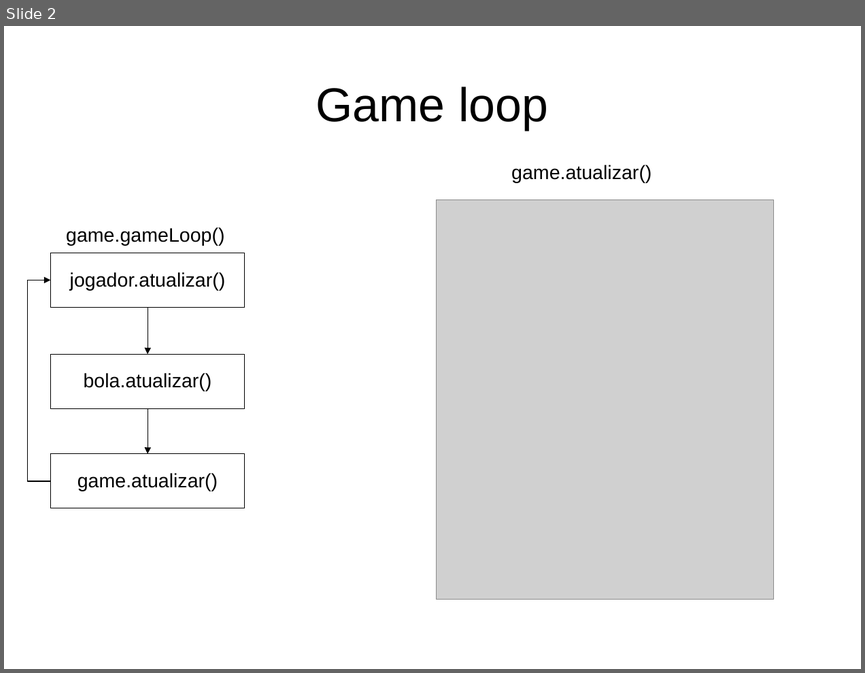
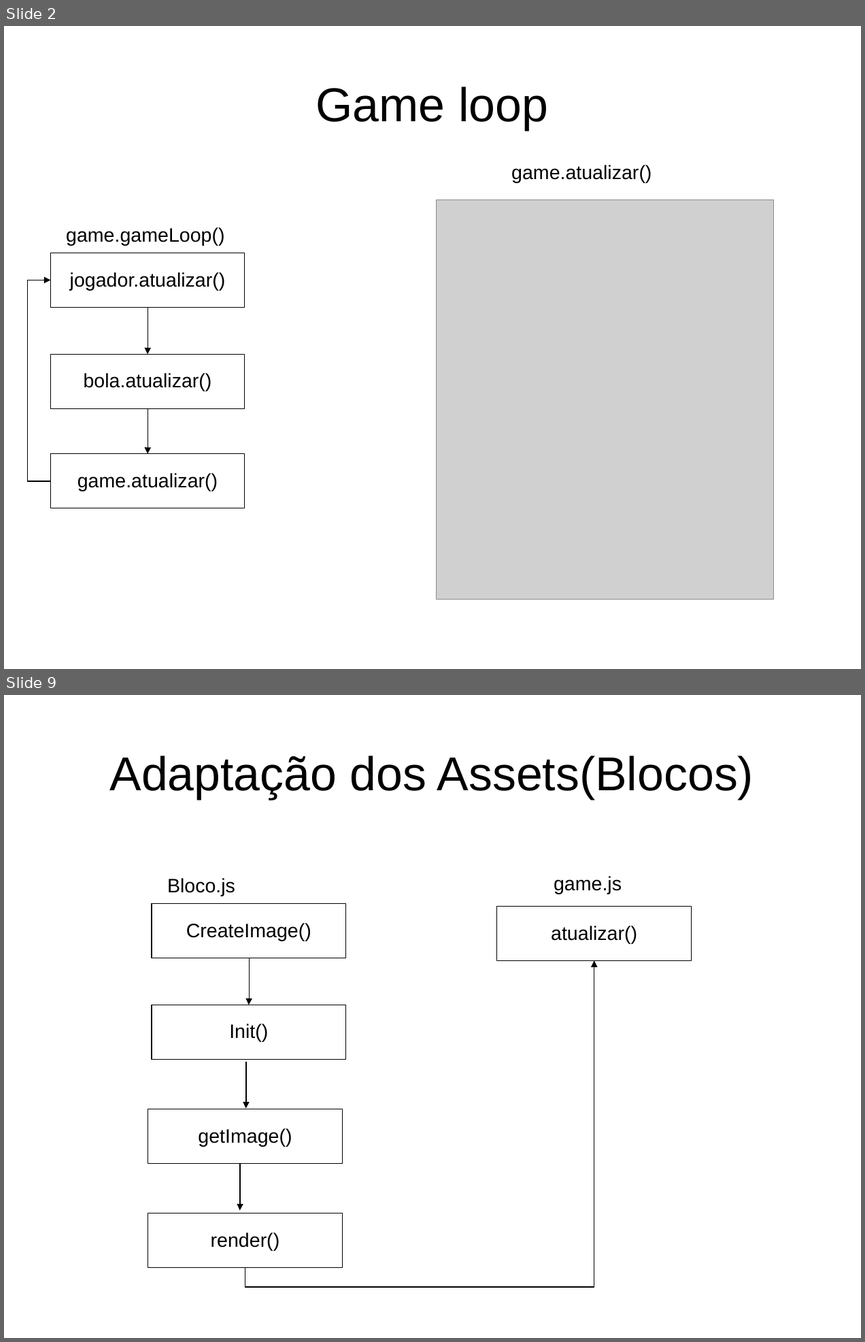
Before and after one commit to jucimarjr/posueagames, a slide deck: brunorichele/breakout/apres/breakout.ppt. Shown one above the other, each under a label of ours: slide 2 before the commit, slides 2 and 9 after it; the slides between them are not shown. The pictures are 865x673 and 865x1342 pixels, drawn with LibreOffice and Linux fonts; fonts in the diff are those of the drawing; grey boxes stand for pictures. Boxes give left, top, right and bottom in pixels: in the first picture for what was removed or moved away, otherwise in the second. Text is boxed around its words. In the diff, an @@ line names an element or a change of style, - is before the commit and + after.

Commit message:
deletando algumas imagens

```diff
--- a/brunorichele/breakout/apres/breakout.ppt
+++ b/brunorichele/breakout/apres/breakout.ppt
@@ slide 9 added at [4, 695, 861, 1338], background #FFFFFF @@
@@ title added at [110, 756, 753, 799], 44 pt, text #000000 @@
+Adaptação dos Assets(Blocos)
@@ text added at [167, 878, 235, 896], 18 pt, text #000000 @@
+Bloco.js
@@ text added at [553, 876, 621, 894], 18 pt, text #000000 @@
+game.js
@@ rectangle added at [152, 903, 346, 957], outline #000000 0.74 pt, 18 pt, text #000000 @@
+CreateImage()
@@ rectangle added at [497, 906, 691, 961], outline #000000 0.74 pt, 18 pt, text #000000 @@
+atualizar()
@@ elbow arrow added from (249, 957) to (249, 1004), #000000 0.74 pt @@
@@ elbow arrow added from (245, 1268) to (594, 961), #000000 0.74 pt @@
@@ rectangle added at [152, 1004, 346, 1059], outline #000000 0.74 pt, 18 pt, text #000000 @@
+Init()
@@ elbow arrow added from (246, 1062) to (246, 1108), #000000 0.74 pt @@
@@ rectangle added at [148, 1108, 342, 1163], outline #000000 0.74 pt, 18 pt, text #000000 @@
+getImage()
@@ elbow arrow added from (241, 1163) to (239, 1210), #000000 0.74 pt @@
@@ rectangle added at [148, 1212, 342, 1268], outline #000000 0.74 pt, 18 pt, text #000000 @@
+render()
```
Also in this commit, not shown: 11 other slides added, 7 other files.
